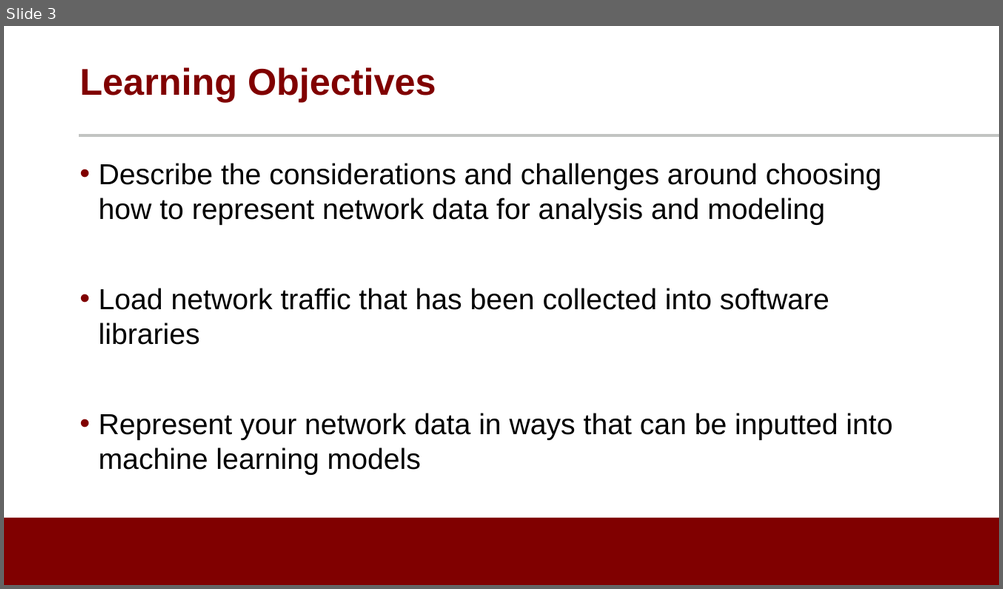
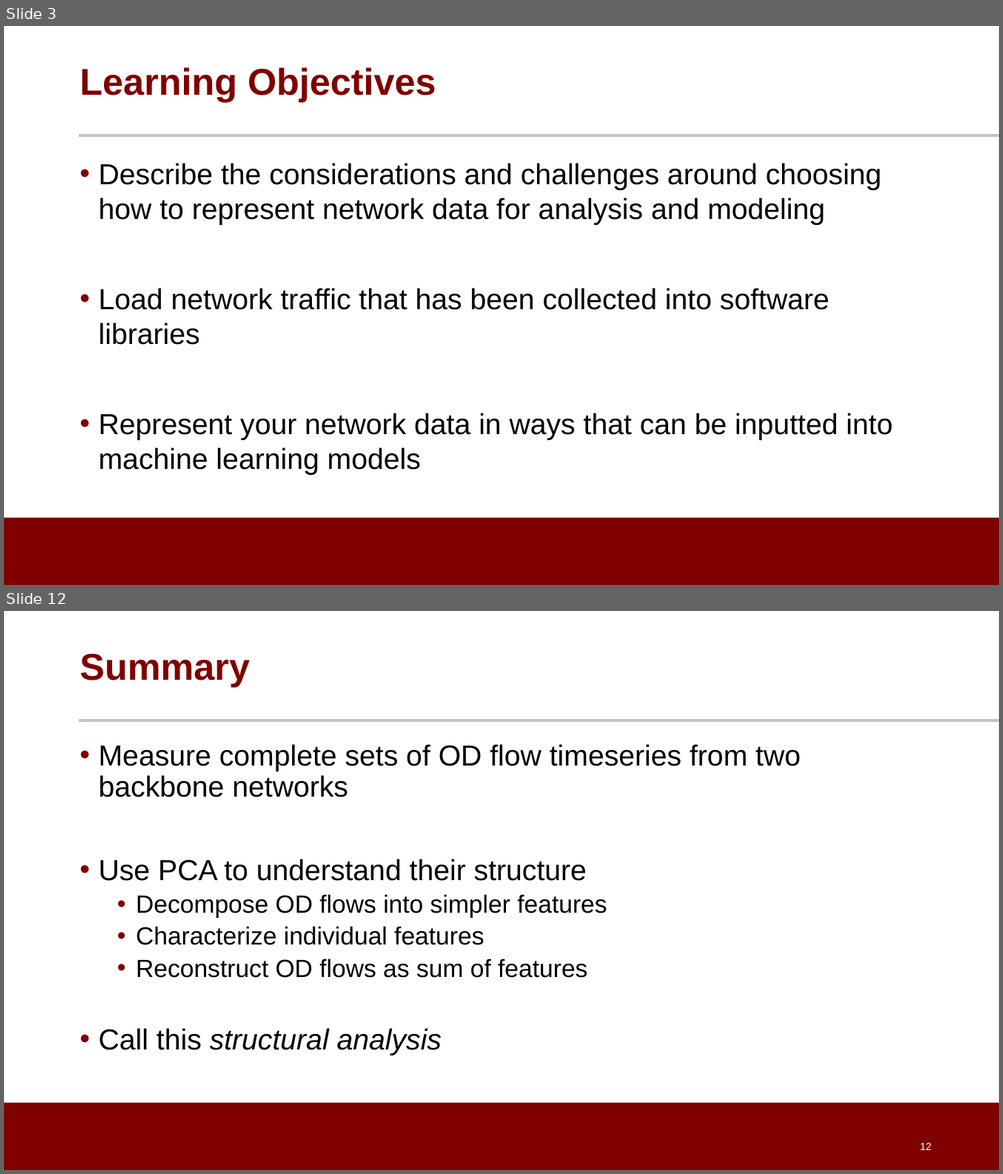
Before and after one commit to noise-lab/ML-Cybersecurity, a slide deck: module-3/ppt/3.4-Unsupervised Learning.pptx. Shown one above the other, each under a label of ours: slide 3 before the commit, slides 3 and 12 after it; the slides between them are not shown. The pictures are 1003x589 and 1003x1174 pixels, drawn with LibreOffice and Linux fonts; fonts in the diff are those of the drawing; background and template pictures are left out. Boxes give left, top, right and bottom in pixels: in the first picture for what was removed or moved away, otherwise in the second. Text is boxed around its words. In the diff, an @@ line names an element or a change of style, - is before the commit and + after.

```diff
--- a/module-3/ppt/3.4-Unsupervised Learning.pptx
+++ b/module-3/ppt/3.4-Unsupervised Learning.pptx
@@ slide 12 added at <box>4,611,999,1170</box>, background #FFFFFF; not listed: 2 template elements that a slide beside it also shows @@
@@ title added at <box>79,653,250,687</box>, 36 pt, text #800000, bold @@
+Summary
@@ text added at <box>99,744,800,1056</box>, 28 pt, text #000000 @@
+• Measure complete sets of OD flow timeseries from two backbone networks
+• Use PCA to understand their structure
+  • Decompose OD flows into simpler features
+  • Characterize individual features
+  • Reconstruct OD flows as sum of features
+• Call this structural analysis
@@ page number added at <box>919,1143,931,1150</box>, 10 pt, text #FFFFFF @@
+12
```
Also in this commit, not shown: 2 slides changed, 23 other slides added, 1 slide removed, 4 other files.
